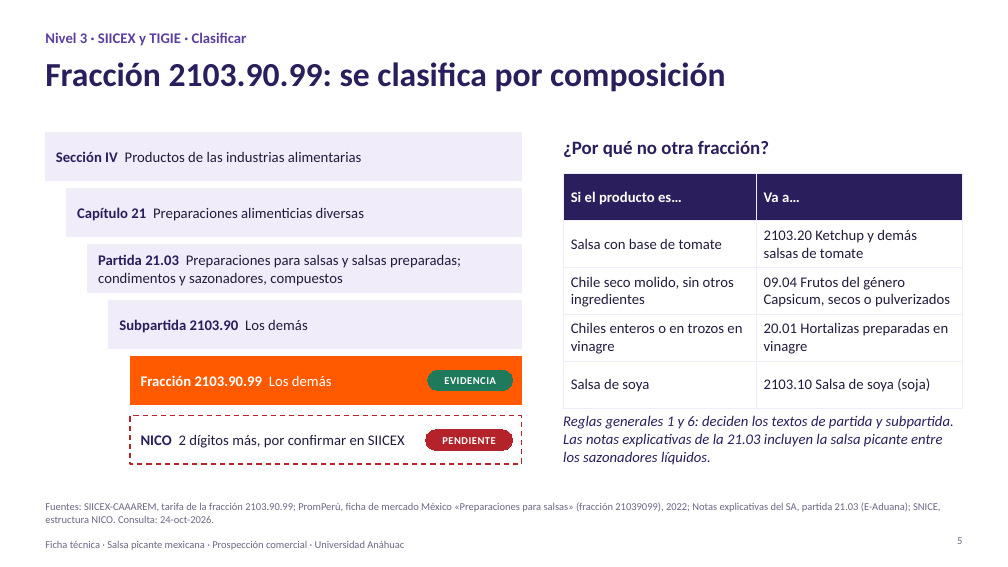
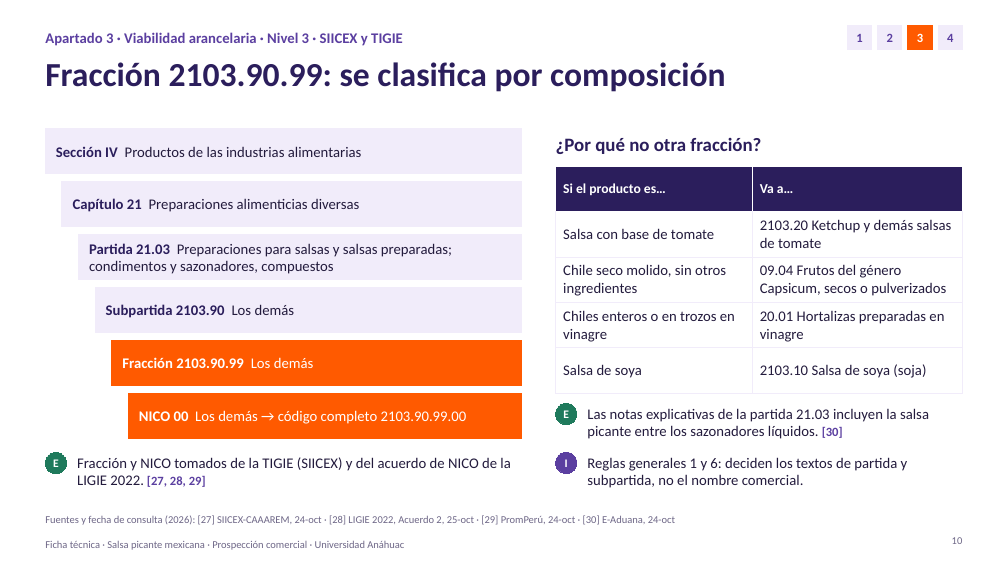
Before and after one commit to psiantonioochoa-design/Arquitectura, a slide deck: slide 10 of comercio-exterior/Ficha técnica · Salsa picante · Viabilidad arancelaria y de mercado.pptx (slide 5 before the commit). Drawn at 1008x567 pixels with LibreOffice and Linux fonts; fonts in the diff are those of the drawing. Boxes give left, top, right and bottom in pixels: in the first picture for what was removed or moved away, otherwise in the second. Text is boxed around its words. In the diff, an @@ line names an element or a change of style, - is before the commit and + after.

```diff
--- a/comercio-exterior/Ficha técnica · Salsa picante · Viabilidad arancelaria y de mercado.pptx
+++ b/comercio-exterior/Ficha técnica · Salsa picante · Viabilidad arancelaria y de mercado.pptx
@@ rectangle added at <box>848,26,872,50</box>, fill #F1ECFA, outline #F1ECFA 0.75 pt, 12 pt, text #5B3FA0, bold @@
+1
@@ rectangle added at <box>878,26,902,50</box>, fill #F1ECFA, outline #F1ECFA 0.75 pt, 12 pt, text #5B3FA0, bold @@
+2
@@ rectangle added at <box>908,26,932,50</box>, fill #FF5A00, outline #FF5A00 0.75 pt, 12 pt, text #FFFFFF, bold @@
+3
@@ rectangle added at <box>938,26,963,50</box>, fill #F1ECFA, outline #F1ECFA 0.75 pt, 12 pt, text #5B3FA0, bold @@
+4
@@ text at <box>45,32,403,46</box>: text changed @@
-Nivel 3 · SIICEX y TIGIE · Clasificar
+Apartado 3 · Viabilidad arancelaria · Nivel 3 · SIICEX y TIGIE
@@ rectangle "Sección IV Productos de las ...": place and size @@
-rectangle "Sección IV Productos de las ..." at <box>45,132,522,181</box>
+rectangle "Sección IV Productos de las ..." at <box>45,129,522,174</box>
@@ text "¿Por qué no otra fracción?": place and size @@
-text "¿Por qué no otra fracción?" at <box>563,140,769,157</box>
+text "¿Por qué no otra fracción?" at <box>556,138,761,154</box>
@@ table at <box>556,166,963,382</box> @@
@@ size 14 to 13 pt in "Si el producto es…", "Va a…" @@
@@ borders changed @@
@@ table: place and size @@
-table at <box>563,174,963,396</box>
+table at <box>556,166,963,382</box>
@@ rectangle "Capítulo 21 Preparaciones alimenticias diversas": place and size @@
-rectangle "Capítulo 21 Preparaciones alimenticias diversas" at <box>67,188,522,237</box>
+rectangle "Capítulo 21 Preparaciones alimenticias diversas" at <box>62,181,522,227</box>
@@ rectangle "Partida 21.03 Preparaciones para salsas ...": place and size @@
-rectangle "Partida 21.03 Preparaciones para salsas ..." at <box>88,244,522,293</box>
+rectangle "Partida 21.03 Preparaciones para salsas ..." at <box>79,234,522,280</box>
@@ rectangle "Subpartida 2103.90 Los demás": place and size @@
-rectangle "Subpartida 2103.90 Los demás" at <box>109,300,522,349</box>
+rectangle "Subpartida 2103.90 Los demás" at <box>95,287,522,333</box>
@@ rectangle "Fracción 2103.90.99 Los demás": place and size @@
-rectangle "Fracción 2103.90.99 Los demás" at <box>130,356,522,405</box>
+rectangle "Fracción 2103.90.99 Los demás" at <box>112,340,522,386</box>
@@ rounded rectangle removed at <box>428,370,513,390</box> @@
-EVIDENCIA
@@ rectangle added at <box>129,393,522,439</box>, fill #FF5A00, outline #FF5A00 0.75 pt, 14 pt, text #FFFFFF @@
+NICO 00 Los demás → código completo 2103.90.99.00
@@ rectangle removed at <box>130,416,522,464</box> @@
-NICO 2 dígitos más, por confirmar en SIICEX
@@ ellipse added at <box>556,404,577,425</box>, fill #1F7A5C, outline #1F7A5C 0.75 pt, 11 pt, text #FFFFFF, bold @@
+E
@@ text at <box>587,408,929,439</box>: text changed; text colour #2B1E5C to #231B3D; italic off @@
-Reglas generales 1 y 6: deciden los textos de partida y subpartida. Las notas explicativas de la 21.03 incluyen la salsa picante entre los sazonadores líquidos.
+Las notas explicativas de la partida 21.03 incluyen la salsa picante entre los sazonadores líquidos. [30]
@@ rounded rectangle removed at <box>426,430,513,450</box> @@
-PENDIENTE
@@ ellipse added at <box>45,453,67,474</box>, fill #1F7A5C, outline #1F7A5C 0.75 pt, 11 pt, text #FFFFFF, bold @@
+E
@@ text added at <box>77,457,510,487</box>, 14 pt, text #231B3D @@
+Fracción y NICO tomados de la TIGIE (SIICEX) y del acuerdo de NICO de la LIGIE 2022. [27, 28, 29]
@@ ellipse added at <box>556,452,577,473</box>, fill #5B3FA0, outline #5B3FA0 0.75 pt, 11 pt, text #FFFFFF, bold @@
+I
@@ text added at <box>587,457,908,488</box>, 14 pt, text #231B3D @@
+Reglas generales 1 y 6: deciden los textos de partida y subpartida, no el nombre comercial.
@@ text at <box>45,515,675,525</box>: text changed @@
-Fuentes: SIICEX-CAAAREM, tarifa de la fracción 2103.90.99; PromPerú, ficha de mercado México «Preparaciones para salsas» (fracción 21039099), 2022; Notas explicativas del SA, partida 21.03 (E-Aduana); SNICE, estructura NICO. Consulta: 24-oct-2026.
+Fuentes y fecha de consulta (2026): [27] SIICEX-CAAAREM, 24-oct · [28] LIGIE 2022, Acuerdo 2, 25-oct · [29] PromPerú, 24-oct · [30] E-Aduana, 24-oct
@@ page number at <box>952,537,963,544</box>: text changed @@
-5
+10
```
Also in this commit, not shown: 12 other slides changed, 11 slides added, 3 slides removed, 1 other file.
